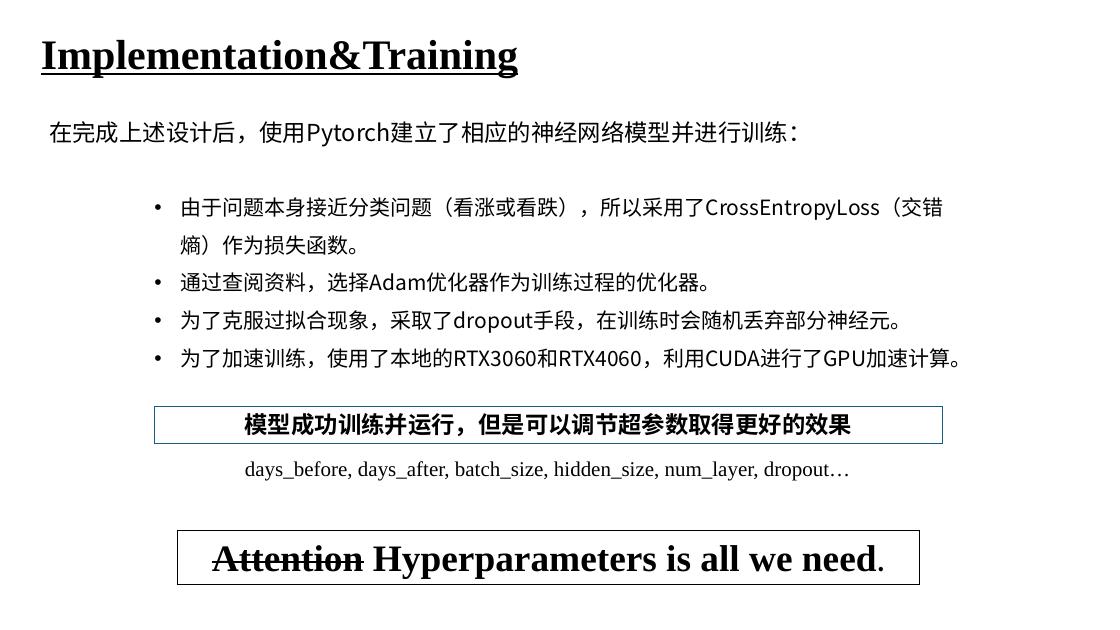
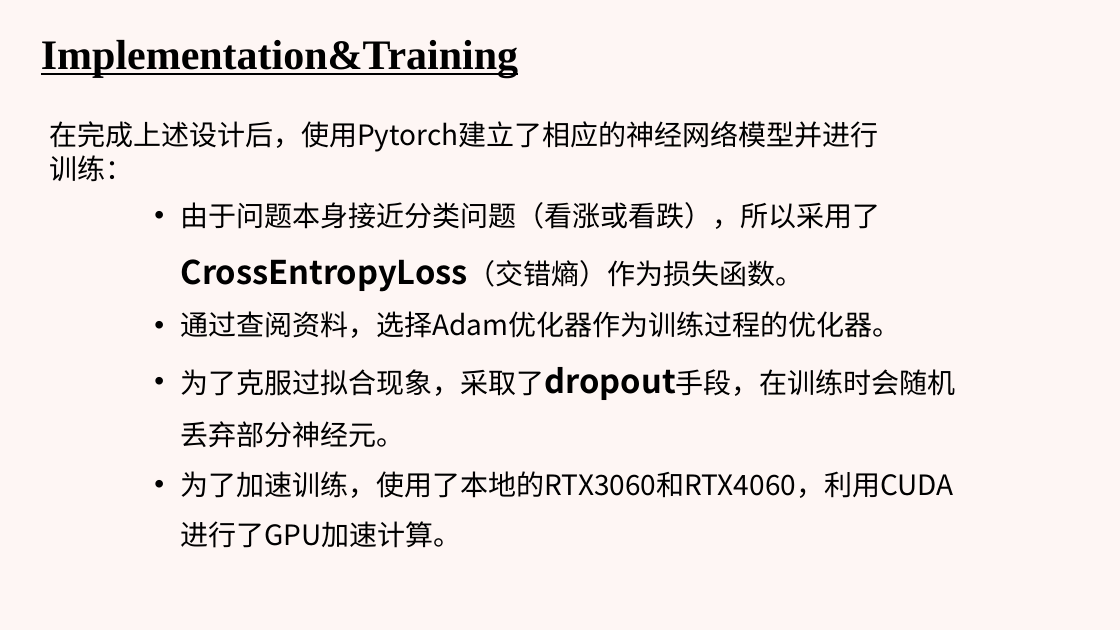
Before and after one commit to Jzzzi/Courses, a slide deck: slide 10 of introToAi/FinalPre/人工智能导论 股票预测.pptx (slide 9 before the commit). Drawn at 1120x630 pixels with LibreOffice and Linux fonts; fonts in the diff are those of the drawing. Boxes give left, top, right and bottom in pixels: in the first picture for what was removed or moved away, otherwise in the second. Text is boxed around its words. In the diff, an @@ line names an element or a change of style, - is before the commit and + after.

```diff
--- a/introToAi/FinalPre/人工智能导论 股票预测.pptx
+++ b/introToAi/FinalPre/人工智能导论 股票预测.pptx
@@ background #FFFFFF to #FEF6F4 @@
@@ text "在完成上述设计后，使用Pytorch建立了相应的神经网络模型并进行训练：" at <box>49,121,878,152</box>: size 20 to 24 pt @@
@@ text "由于问题本身接近分类问题（看涨或看跌），所以采用了CrossEntropyLoss（交错熵）作为损失函数。" at <box>181,202,956,548</box>: size 18 to 24 pt in "由于问题本身接近分类问题（看涨或看跌），所以采用了CrossEntropyLoss（交错熵）作为损失函数。", "通过查阅资料，选择Adam优化器作为训练过程的优化器。", "为了克服过拟合现象，采取了dropout手段，在训练时会随机丢弃部分神经元。", "为了加速训练，使用了本地的RTX3060和RTX4060，利用CUDA进行了GPU加速计算。"; size 18 to 28 pt, bold on in "由于问题本身接近分类问题（看涨或看跌），所以采用了CrossEntropyLoss（交错熵）作为损失函数。", "为了克服过拟合现象，采取了dropout手段，在训练时会随机丢弃部分神经元。" @@
@@ rectangle removed at <box>155,407,944,444</box> @@
-模型成功训练并运行，但是可以调节超参数取得更好的效果
@@ text removed at <box>245,461,850,481</box> @@
-days_before, days_after, batch_size, hidden_size, num_layer, dropout…
@@ rectangle removed at <box>177,531,920,585</box> @@
-Attention Hyperparameters is all we need.
```
Also in this commit, not shown: 12 other slides changed, 4 slides added, 2 slides removed, 4 other files.
